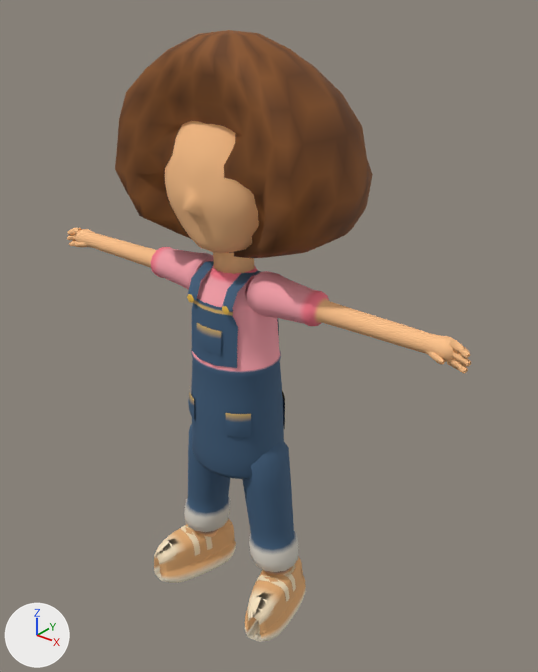
Two versions of the glTF model public/v2/models/kid_penny.glb, one commit apart.
One viewpoint serves both versions: a 50 mm lens placed at (2.92, -3.3, 4.23), pointed at (0.06, 0.27, 2.02). Every picture has the same lights, and +X, +Y and +Z are marked at lower left. The older version comes first. Objects named as collision shapes, trigger or cutter boxes, shadow casters or lower levels of detail are left out. Vertices at exactly the same position are counted once.

Names of what the first picture shows: 'kid_penny_LOD0'.
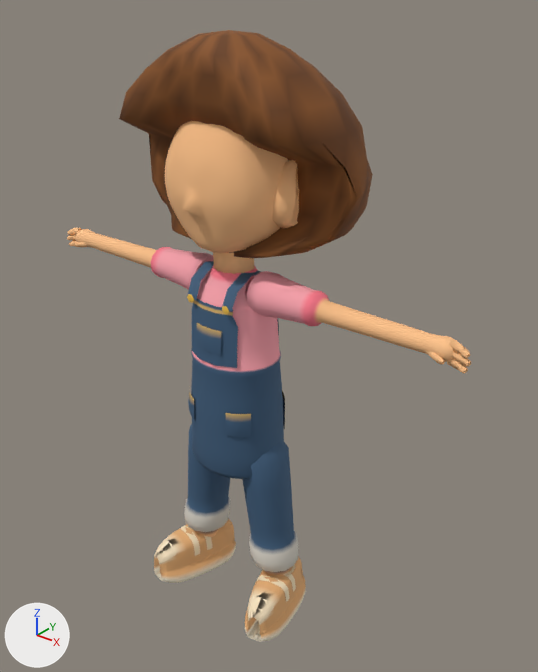
What changed in the scene script:
```text
Change me_kid_penny_lod0_mesh_001:
    used by ob_kid_penny_lod0; location = (0.0, 0.0, 0.0)
    remove me_kid_penny_lod0_mesh_001.from_pydata(...)  # 3547 vertices, 6640 faces; spans x -1.62..1.62, y -0.45..0.83, z 0.01..3.96
    add me_kid_penny_lod0_mesh_001.from_pydata(...)  # 3741 vertices, 6992 faces; spans x -1.62..1.62, y -0.45..0.83, z 0.01..3.96
    me_kid_penny_lod0_mesh_001 part 1: a new loose piece of 97 vertices spanning x 0.34..0.51, y -0.11..0.21, z 2.92..3.3, in mat_m_body
    me_kid_penny_lod0_mesh_001 part 2
    10 vertices are removed from x -0.76..0.79, y -0.3..0.0, z 2.88..3.3
    49 faces are deleted
    19 vertices in x -0.7..0.68, y -0.3, z 2.88..3.3 move by (0.0, 0.36, 0.0)
    5 vertices in x -0.74..0.73, y -0.19, z 2.88..3.15 move by (0.0, 0.25, 0.0)
    5 vertices in x -0.35..0.72, y -0.16, z 2.88..3.0 move by (0.0, 0.22, 0.0)
    5 vertices in x -0.74..0.74, y -0.21, z 2.88..3.3 move by (0.0, 0.27, 0.0)
    5 vertices in x -0.65..0.13, y -0.26, z 3.0..3.3 move by (0.0, 0.32, 0.0)
    3 vertices in x -0.53..0.14, y -0.28, z 2.88..3.15 move by (0.0, 0.34, 0.0)
    16 vertices move from x -0.76..0.74, y -0.32..0.0, z 2.88..3.3 to x -0.76..0.74, y 0.06, z 2.88..3.3
    10 vertices are added at x -0.76..0.79, y 0.06, z 2.88..3.3
    49 new faces join them, mat_m_hair
    other edits to the shape of me_kid_penny_lod0_mesh_001 do not show in these pictures
```

Location of each change, (x1, y1, x2, y2) in pixels of the pictures (538 x 672 px; the box of a moved part takes in the faces that stretch with it):
part 1 of me_kid_penny_lod0_mesh_001, added (brown): after (272, 160, 299, 228)
part 2 of me_kid_penny_lod0_mesh_001, moved or reshaped: before (115, 119, 358, 257); after (120, 119, 358, 257)
